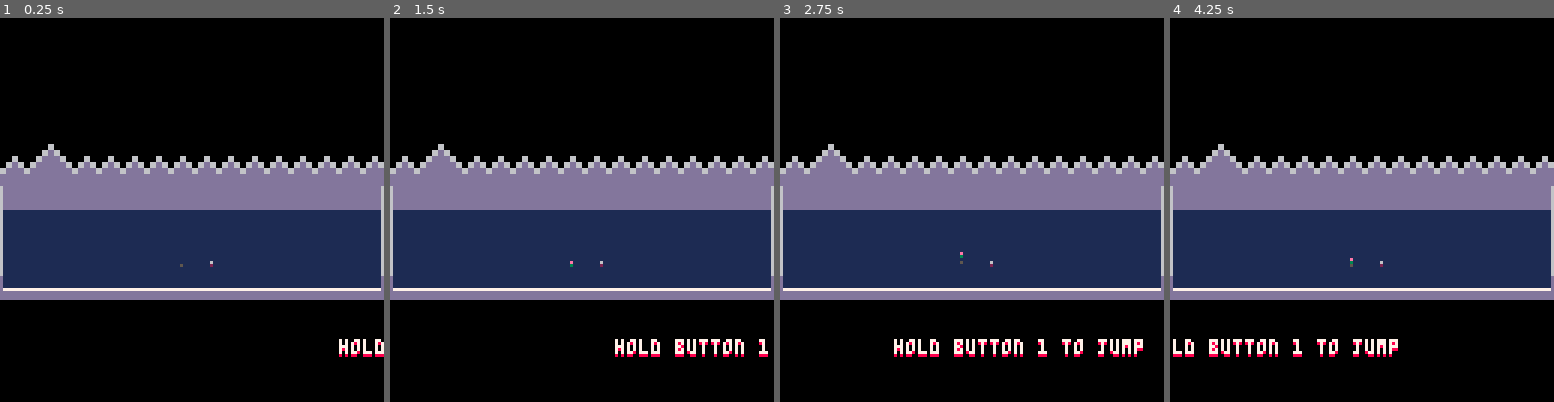
Above: before the commit, frames 1-4 (left to right).
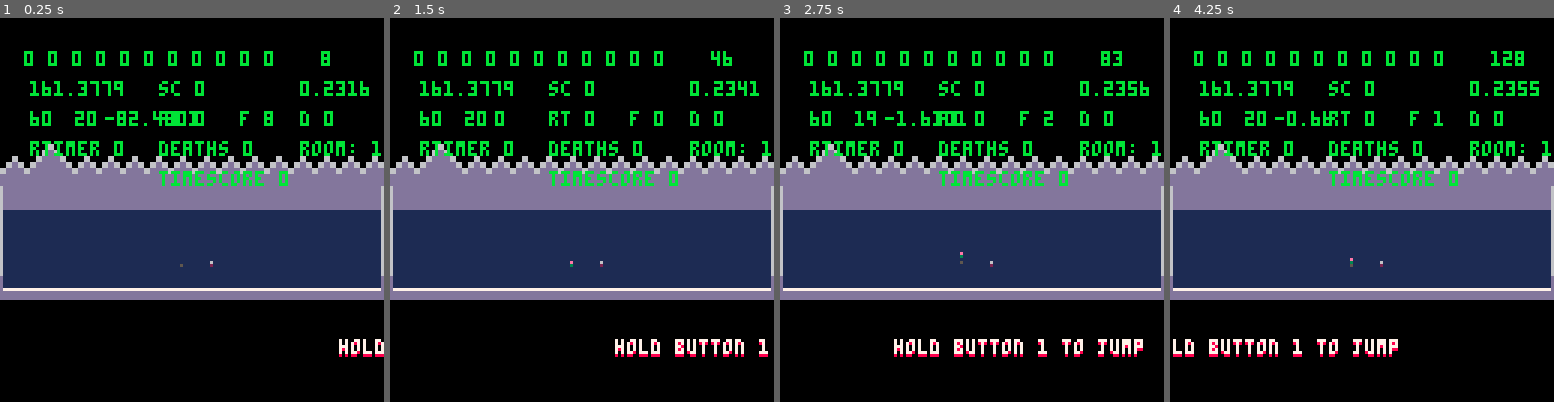
Above: after the commit, the same moments.

Repository: arnodick/tiny_parkour
Game: PICO-8 cartridge tinyp.p8
The game is run twice, just before and just after one commit, with the same random seed, the same clock (stepped at 60 frames per second) and the same inputs.
Inputs:
- Up to frame 1 (0.25 s): no input
- Up to frame 2 (1.5 s): tap X (X key) at 0.33, 1.07 s; tap O (Z key) at 0.7 s
- Up to frame 3 (2.75 s): tap O (Z key) at 1.7, 2.1, 2.5 s; tap X (X key) at 1.85 s; hold Up 2.15-2.42 s
- Up to frame 4 (4.25 s): tap O (Z key) every 0.4 s from 2.9 to 4.1 s; tap X (X key) at 2.97, 4.08 s; hold Down 3.63-3.97 s

The runs differ from the first frame. In frame 1, 4.6% of the frame differs, in the area x 6-100%, y 8-44%; in frame 2, 4.4%; in frame 3, 4.6%; in frame 4, 4.6%.

Commit message:
score screen working mostly. bugs out if retrun to beginning. need to optimize

Diff:
--- a/tinyp.p8
+++ b/tinyp.p8
@@ -3,7 +3,7 @@
 __lua__
 --tiny parkour
 --by ashley pringle
-debug=false
+debug=true
 doff=0
 function items_i(r)
 if r==2 then
@@ -460,6 +460,7 @@
 		--if hit bottom, die
 		if r.flc==0 then
 			if gh==0 then
+				deaths+=1
 				dset(63,dget(63)+1)
 				sfx(2,2)
 				if #bubbles>bubblei+6 then while #bubbles>bubblei do bubbles[#bubbles]=nil end end
@@ -787,13 +788,13 @@
 	 	for k,v in pairs(menus) do menus[k]=nil end
 	 end
 	 if m.sel==1 then--restart
-	 	score=0 route=0 timer=0
+	 	score=0 route=0 timer=0 deaths=0
 	 	r.px=17 r.py=1
 	 	changeroom(2)
 	 	for k,v in pairs(menus) do menus[k]=nil end
 	 end
 	 if m.sel==2 then--quit
-	 	score=0 route=0 timer=0 start=0
+	 	score=0 route=0 timer=0 start=0 deaths=0
 	 	for k,v in pairs(bubbles) do bubbles[k]=nil end
 	 	room=1
 			rooms[room].gen=true
@@ -956,6 +957,7 @@
 	route=0
 	rc={}
 	timescore=0
+	deaths=0
 	ps=0.5
 
 	cam=-rooms[room].h
@@ -1030,7 +1032,20 @@
 	foreach(menus,drawmenu)
 
 	if room==3 then
-		print("time: "..timescore,63,31,8)
+		local m=flr((timescore/30)/60)
+		local s=(timescore/30)-m*60
+		local z="" if s<10 then z="0" end
+		print("time: "..m..":"..z..s,20,31,7)
+		print("deaths: "..deaths,20,41,7)
+		print("press button to continue",20,61,8)
+		if btnp(4) then
+			score=0 route=0 timer=0 start=0 deaths=0
+	 	for k,v in pairs(bubbles) do bubbles[k]=nil end
+	 	room=1
+			rooms[room].gen=true
+	 	makeplayer(rooms[room].px,rooms[room].py,10,1,14-flr(rnd(2))*10,3+flr(rnd(2))*9,ps) --0.5
+	 	changeroom(room)
+	 end
 	end
 	--debug
 	if debug==true then
@@ -1048,6 +1063,8 @@
 		print("sc "..score,r.w/2-10,cam+r.h-40+doff,11)
 		print("rt "..route,r.w/2-10,cam+r.h-30+doff,11)
 		print("rtimer "..rtimer,10,cam+r.h-20+doff,11)
+		print("deaths "..deaths,53,cam+r.h-20+doff,11)
+		print("timescore "..timescore,53,cam+r.h-10+doff,11)
 		print("d "..dget(63),100,cam+r.h-30+doff,11)
 --		print(#items,10,-10,11)
 --		print(#item_list,20,-10,11)=
